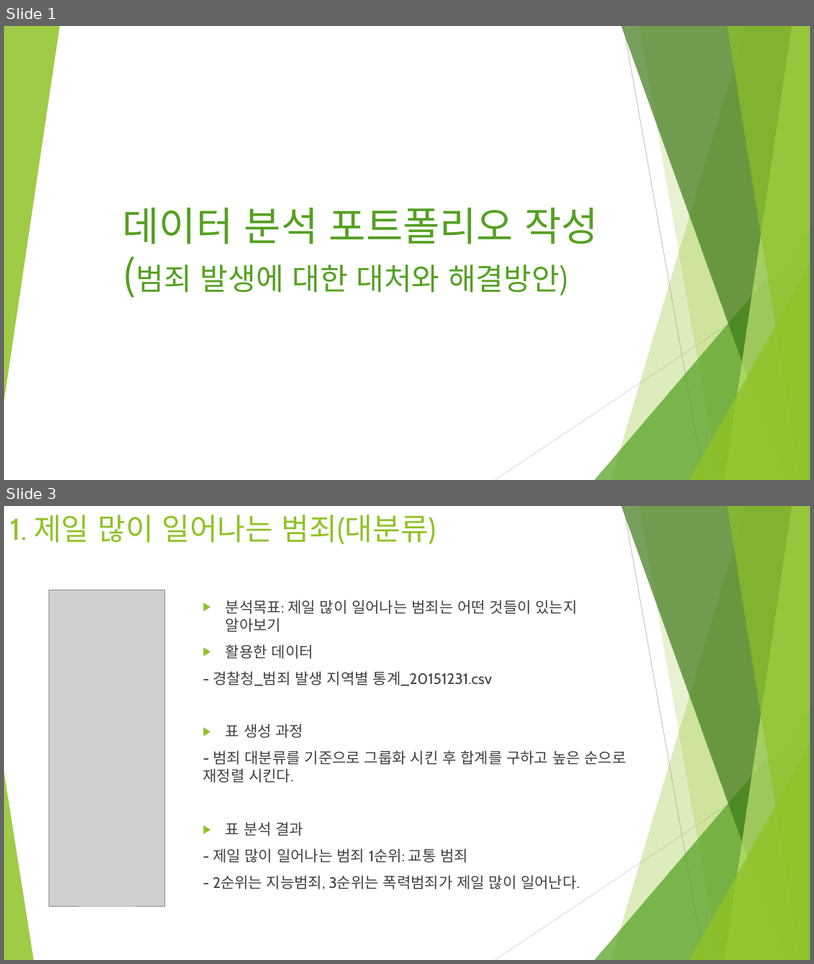
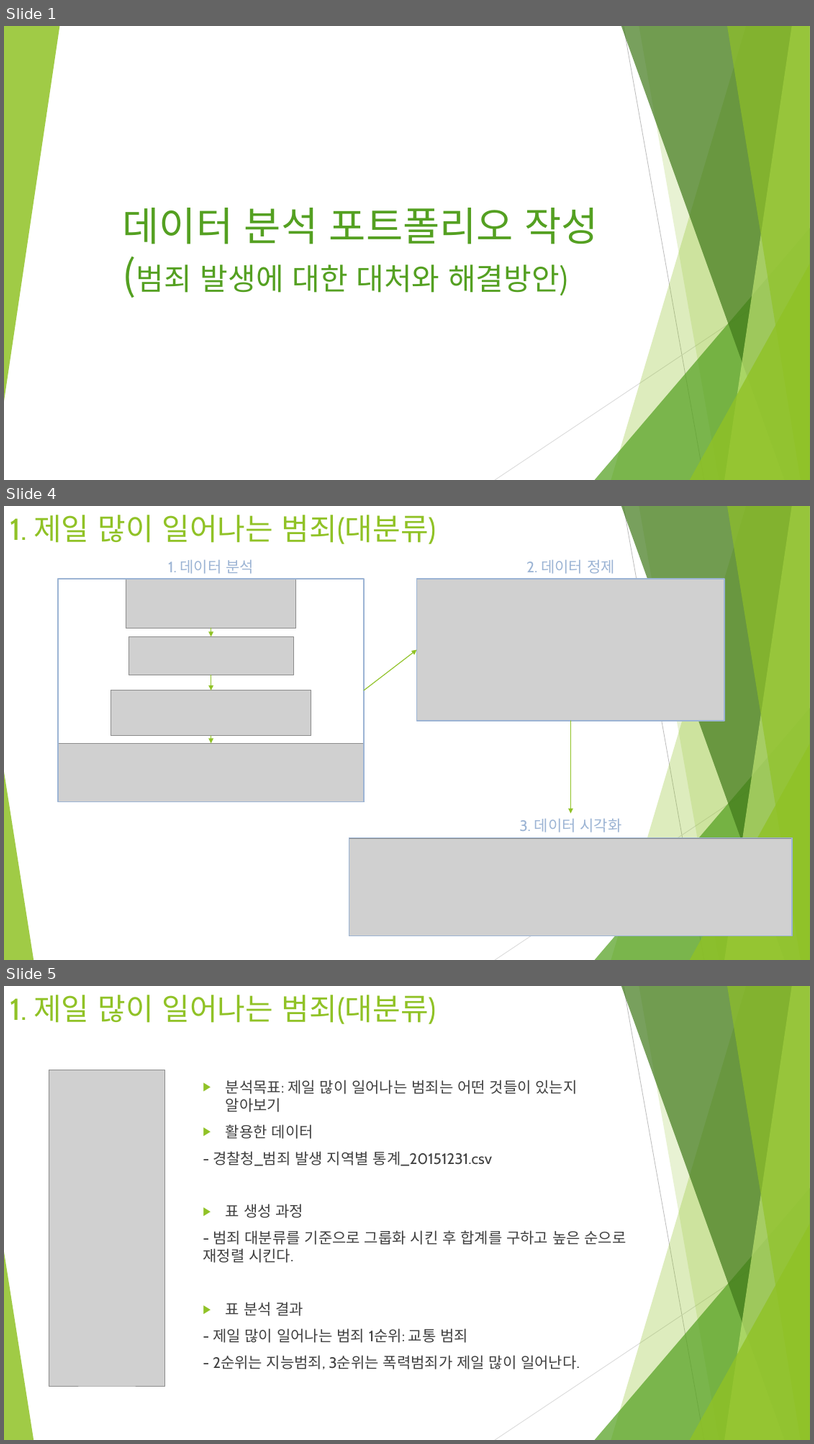
Before and after one commit to HERO19-71604814/Central-Competency-Development-Institute-Python, a slide deck: 2. 데이터 분석 과제/03. 데이터 분석 포트폴리오 작성(범죄 발생에 대한 대처와 해결방안).pptx. Shown one above the other, each under a label of ours: slides 1 and 3 before the commit, slides 1, 4 and 5 after it; the slides between them are not shown. The pictures are 814x964 and 814x1444 pixels, drawn with LibreOffice and Linux fonts; fonts in the diff are those of the drawing; grey boxes stand for pictures. Boxes give left, top, right and bottom in pixels: in the first picture for what was removed or moved away, otherwise in the second. Text is boxed around its words. In the diff, an @@ line names an element or a change of style, - is before the commit and + after.

```diff
--- a/2. 데이터 분석 과제/03. 데이터 분석 포트폴리오 작성(범죄 발생에 대한 대처와 해결방안).pptx
+++ b/2. 데이터 분석 과제/03. 데이터 분석 포트폴리오 작성(범죄 발생에 대한 대처와 해결방안).pptx
@@ slide 4 added at <box>4,506,810,960</box>, background #FFFFFF; not listed: 10 template elements that a slide beside it also shows @@
@@ title added at <box>10,515,437,544</box>, 36 pt, text #90C226 @@
+1. 제일 많이 일어나는 범죄(대분류)
@@ text added at <box>168,560,254,574</box>, 18 pt, text #9CB4D4 @@
+1. 데이터 분석
@@ text added at <box>527,560,615,574</box>, 18 pt, text #9CB4D4 @@
+2. 데이터 정제
@@ rectangle added at <box>58,579,364,801</box>, outline #9CB4D4 1.5 pt @@
@@ picture added at <box>126,579,297,628</box> @@
@@ picture added at <box>417,579,725,720</box> @@
@@ rectangle added at <box>417,579,725,720</box>, outline #9CB4D4 1.5 pt @@
@@ arrow added from (211, 628) to (211, 636), #90C226 1 pt @@
@@ picture added at <box>129,636,293,674</box> @@
@@ arrow added from (364, 690) to (417, 650), #90C226 1 pt @@
@@ arrow added from (211, 674) to (211, 690), #90C226 1 pt @@
@@ picture added at <box>111,690,311,736</box> @@
@@ arrow added from (571, 721) to (571, 813), #90C226 1 pt @@
@@ picture added at <box>58,743,364,802</box> @@
@@ arrow added from (211, 736) to (211, 743), #90C226 1 pt @@
@@ text added at <box>520,818,622,832</box>, 18 pt, text #9CB4D4 @@
+3. 데이터 시각화
@@ picture added at <box>350,838,793,936</box> @@
@@ rectangle added at <box>350,837,793,936</box>, outline #9CB4D4 1.5 pt @@
@@ what was slide 3 is now slide 5 @@
```
Also in this commit, not shown: 1 slide changed, 8 other slides added, 59 other files.
